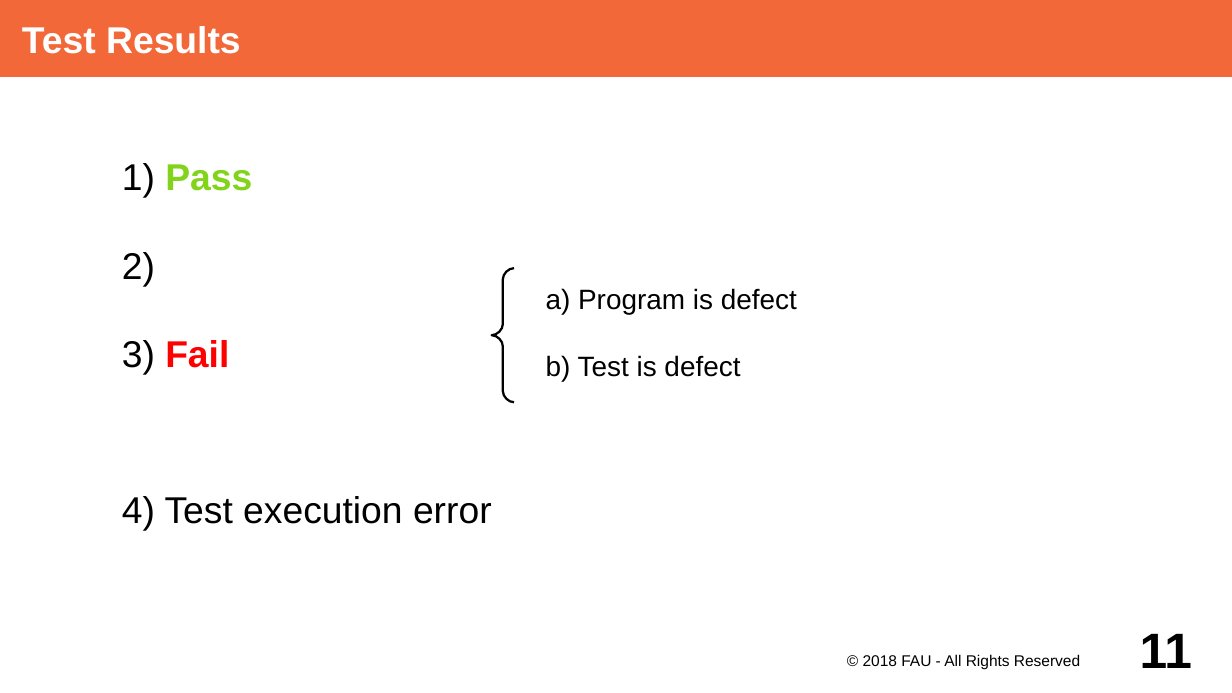
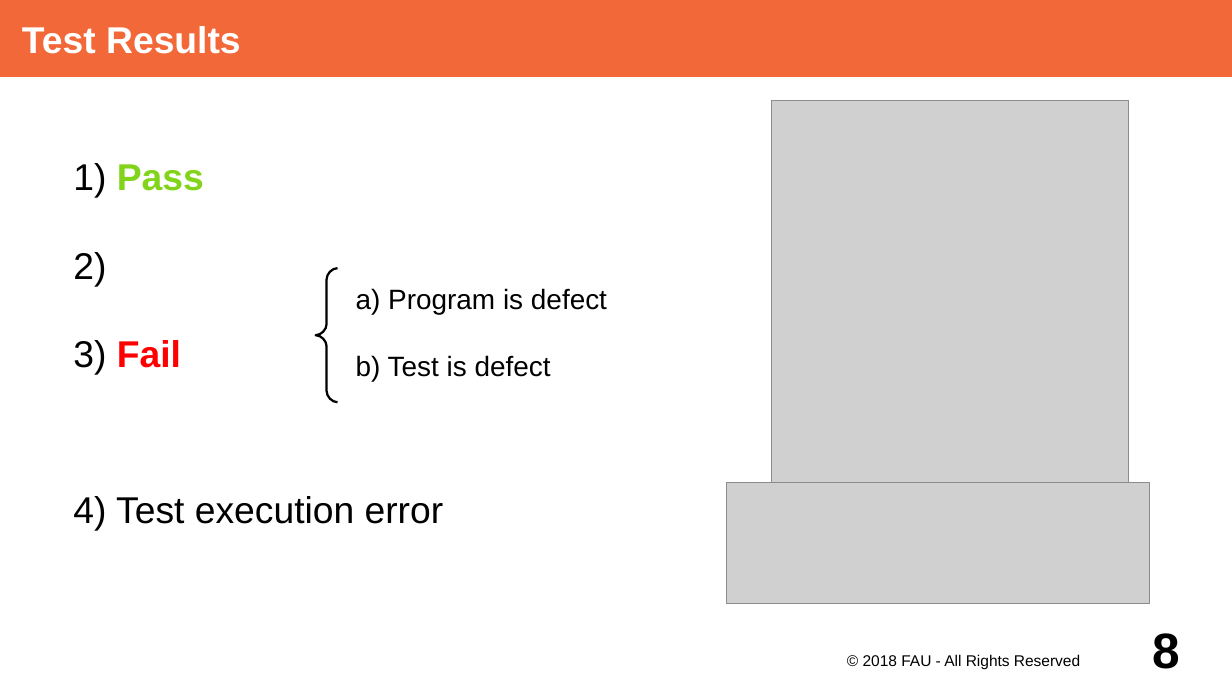
Before and after one commit to dirkriehle/adap-course, a slide deck: slide 8 of Lecture Slides/ADAP B02- Unit Testing with JUnit.odp (slide 11 before the commit). Drawn at 1232x693 pixels with LibreOffice and Linux fonts; fonts in the diff are those of the drawing; grey boxes stand for pictures. Boxes give left, top, right and bottom in pixels: in the first picture for what was removed or moved away, otherwise in the second. Text is boxed around its words. In the diff, an @@ line names an element or a change of style, - is before the commit and + after.

```diff
--- a/Lecture Slides/ADAP B02- Unit Testing with JUnit.odp
+++ b/Lecture Slides/ADAP B02- Unit Testing with JUnit.odp
@@ text "Pass": place and size @@
-text "Pass" at [165,164,492,524]
+text "Pass" at [116,164,444,524]
@@ picture added at [771,101,1129,504] @@
@@ text "a) Program is defect": place and size @@
-text "a) Program is defect" at [546,288,797,381]
+text "a) Program is defect" at [356,288,607,381]
@@ freeform shape: place and size @@
-freeform shape at [492,268,514,402]
+freeform shape at [316,268,339,402]
@@ picture added at [727,483,1150,604] @@
@@ page number at [1152,633,1180,669]: text changed @@
-11
+8
```
Also in this commit, not shown: 4 other slides changed, 2 slides removed, 3 other files.
